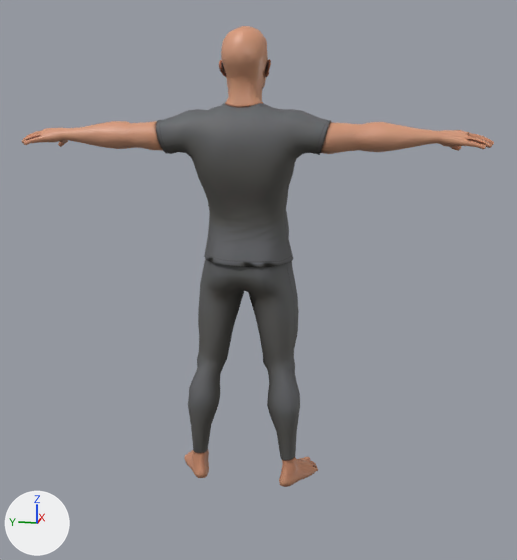
The glTF model public/models/male_custom_poses.glb, before and after one commit.
Both versions are drawn from a 50 mm lens placed at (-1.519, -0.329, 0.846), pointed at (0.016, -0.022, 0.462). The lights are fixed; the arrows at lower left show +X, +Y and +Z. The picture after the commit comes second. Mesh edges are drawn as thin lines on the coarser meshes. Where no turn or scale is listed for an object, it has been applied to the vertices.

In view in the first picture: 'tripo_node_6f67cefe-3d77-4b91-8f82-8dd94'.
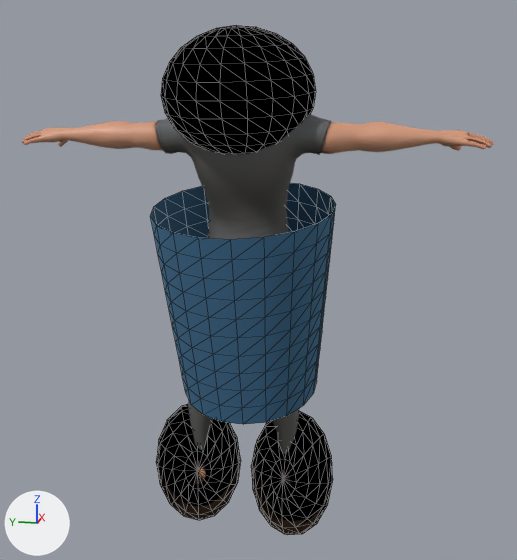
Diff of the bpy script that builds the scene:
```diff
--- a/public/models/male_custom_poses.glb.py
+++ b/public/models/male_custom_poses.glb.py
@@ mat_templerobe @@
+mat_templerobe = principled_material('TempleRobe')
+mat_templerobe.base_color = (0.1, 0.24, 0.38)  # blue #5986a6
+mat_templerobe.metallic = 1.0
+mat_templerobe.roughness = 0.9
@@ mat_templeshoes @@
+mat_templeshoes = principled_material('TempleShoes')
+mat_templeshoes.base_color = (0.055, 0.035, 0.025)  # brown #42352c
+mat_templeshoes.metallic = 1.0
+mat_templeshoes.roughness = 0.94
@@ mat_hair @@
+mat_hair = principled_material('Hair')
+mat_hair.base_color = (0.025, 0.012, 0.008)  # brown #2c1d16
+mat_hair.metallic = 1.0
+mat_hair.roughness = 0.92
@@ me_mesh_2 @@
+me_mesh_2.from_pydata(...)  # 220 vertices, 400 faces; spans x -0.272..0.221, y -0.196..0.201, z -0.236..0.243
+me_mesh_2.materials.append(mat_templerobe)  # blue #5986a6
@@ me_mesh_4 @@
+me_mesh_4.from_pydata(...)  # 155 vertices, 304 faces; spans x -0.036..0.08, y -0.103..0.092, z -0.132..0.165
+me_mesh_4.materials.append(mat_templeshoes)  # brown #42352c
@@ me_mesh_3 @@
+me_mesh_3.from_pydata(...)  # 155 vertices, 304 faces; spans x -0.034..0.075, y -0.092..0.102, z -0.131..0.168
+me_mesh_3.materials.append(mat_templeshoes)  # brown #42352c
@@ me_mesh_1 @@
+me_mesh_1.from_pydata(...)  # 253 vertices, 460 faces; spans x -0.163..0.155, y -0.16..0.16, z -0.095..0.164
+me_mesh_1.materials.append(mat_hair)  # brown #2c1d16
@@ ob_templerobe @@
+ob_templerobe = bpy.data.objects.new('TempleRobe', me_mesh_2)
+ob_templerobe.location = (0.031, 0.006, 0.417)
@@ ob_rightshoe @@
+ob_rightshoe = bpy.data.objects.new('RightShoe', me_mesh_4)
+ob_rightshoe.location = (-0.049, -0.103, 0.002)
@@ ob_leftshoe @@
+ob_leftshoe = bpy.data.objects.new('LeftShoe', me_mesh_3)
+ob_leftshoe.location = (-0.042, 0.11, 0.002)
@@ ob_shorthaircap @@
+ob_shorthaircap = bpy.data.objects.new('ShortHairCap', me_mesh_1)
+ob_shorthaircap.location = (-0.019, 0.011, 0.835)
```

Changed parts and their boxes [x1, y1, x2, y2] in the pictures (517 x 560 px):
'TempleRobe', added (blue): after [150, 183, 336, 424]
'ShortHairCap', added: after [161, 26, 316, 154]
'RightShoe', added: after [252, 411, 333, 535]
'LeftShoe', added: after [156, 404, 241, 520]
